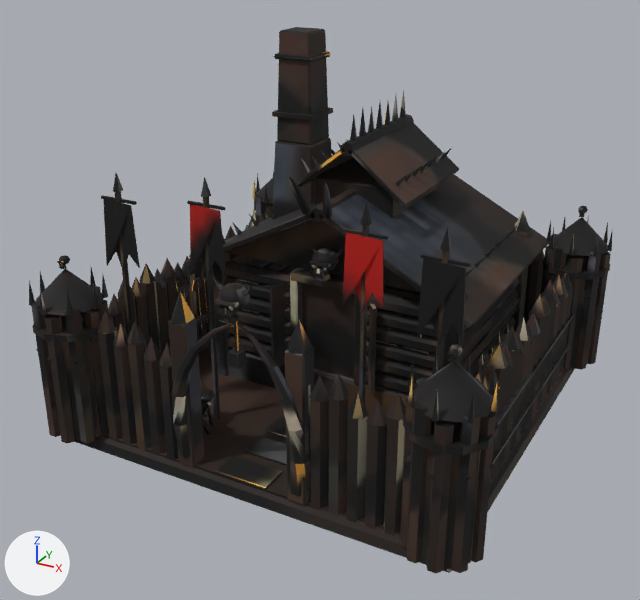
A saved change to the glTF model public/models/great_hall.glb.
The view is the same before and after, from a 50 mm lens placed at (10.46, -20.36, 13.25), pointed at (-0.23, -0.92, 3.53). The lights are fixed; the arrows at lower left show +X, +Y and +Z. The picture after the commit comes second. Where no turn or scale is listed for an object, it has been applied to the vertices. Vertices at exactly the same position are counted once.

In view in the first picture: 'Anim_WarBanner_0', 'Anim_WarBanner_1', 'Anim_WarBanner_2', 'Anim_WarBanner_3', 'Static_Mesh'.
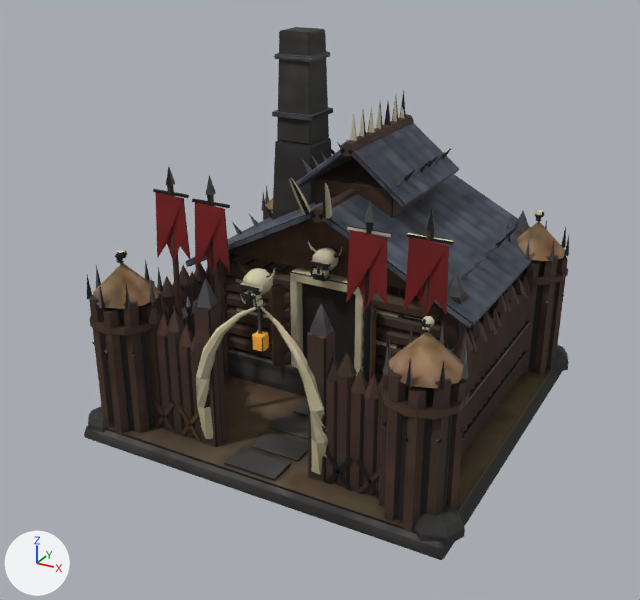
Where the change shows, as pixel boxes [x1, y1, x2, y2] in the pictures (640 x 600 px; the box of a moved part takes in the faces that stretch with it):
'Static_Mesh', reshaped (17% narrower)
    before: [29, 27, 613, 574]
    after: [84, 27, 569, 560]
'Anim_WarBanner_3', surface changed, moved
    before: [417, 259, 466, 344]
    after: [404, 237, 449, 317]
'Anim_WarBanner_2', surface changed, moved
    before: [103, 199, 140, 272]
    after: [155, 193, 191, 263]
'Anim_WarBanner_1', surface changed, moved
    before: [342, 233, 384, 313]
    after: [346, 230, 387, 309]
'Anim_WarBanner_0', surface changed, moved
    before: [190, 205, 226, 278]
    after: [194, 202, 230, 275]
part 5 of me_static_mesh, added (brown)
    after: [106, 368, 552, 542]
part 6 of me_static_mesh, moved or reshaped (mostly hidden before)
    before: [569, 367, 576, 370]
    after: [552, 345, 569, 372]
part 7 of me_static_mesh, moved or reshaped (not visible before)
    after: [88, 406, 115, 432]
part 8 of me_static_mesh, moved or reshaped (not visible before)
    after: [414, 506, 465, 546]
part 9 of me_static_mesh, moved or reshaped
    before: [215, 456, 283, 489]
    after: [224, 448, 291, 481]
part 10 of me_static_mesh, moved or reshaped
    before: [245, 437, 287, 466]
    after: [251, 431, 308, 461]
part 11 of me_static_mesh, moved or reshaped
    before: [265, 417, 286, 438]
    after: [269, 414, 308, 440]
part 12 of me_static_mesh, moved or reshaped (not visible before)
    after: [292, 399, 308, 417]
part 13 of me_static_mesh, rebuilt
    before: [74, 344, 574, 573]
    after: [84, 370, 562, 560]
part 14 of me_static_mesh, deleted
    before: [29, 170, 613, 574]
part 15 of me_static_mesh, reshaped
    before: [201, 177, 372, 225]
    after: [87, 167, 569, 533]
part 16 of me_static_mesh, surface changed (lighter)
    before: [185, 27, 549, 435]
    after: [176, 27, 533, 491]

Patch to the scene script:
```diff
--- a/public/models/great_hall.glb.py
+++ b/public/models/great_hall.glb.py
@@ me_anim_warbanner_0 @@
 me_anim_warbanner_0.from_pydata(...)  # 14 vertices, 24 faces; spans x -0.5..0.5, y -0.08..0.08, z -1.93..-0.03
+# me_anim_warbanner_0 part 1: texture (UV) coordinates of 24 of 24 faces, centred in x -0.5..0.5, y -0.04..0.05, z -1.75..-0.03, changed; they spanned u 0.34..0.93, v 0.19..0.94 and now span u 0.07..0.93, v 0.01..0.94
 me_anim_warbanner_0.materials.append(mat_teamcolor)
@@ me_anim_warbanner_1 @@
 me_anim_warbanner_1.from_pydata(...)  # 14 vertices, 24 faces; spans x -0.5..0.5, y -0.08..0.08, z -1.93..-0.03
+# me_anim_warbanner_1 part 2: texture (UV) coordinates of 24 of 24 faces, centred in x -0.5..0.5, y -0.04..0.05, z -1.75..-0.03, changed; they spanned u 0.34..0.93, v 0.2..0.94 and now span u 0.02..0.94, v 0.0..0.94
 me_anim_warbanner_1.materials.append(mat_teamcolor)
@@ me_anim_warbanner_2 @@
 me_anim_warbanner_2.from_pydata(...)  # 14 vertices, 24 faces; spans x -0.5..0.5, y -0.08..0.08, z -1.93..-0.03
+# me_anim_warbanner_2 part 3: texture (UV) coordinates of 24 of 24 faces, centred in x -0.5..0.5, y -0.04..0.05, z -1.75..-0.03, changed; they spanned u 0.31..0.93, v 0.18..0.94 and now span u 0.03..0.94, v 0.0..0.94
 me_anim_warbanner_2.materials.append(mat_teamcolor)
@@ me_anim_warbanner_3 @@
 me_anim_warbanner_3.from_pydata(...)  # 14 vertices, 24 faces; spans x -0.5..0.5, y -0.08..0.08, z -1.93..-0.03
+# me_anim_warbanner_3 part 4: texture (UV) coordinates of 24 of 24 faces, centred in x -0.5..0.5, y -0.04..0.05, z -1.75..-0.03, changed; they spanned u 0.32..0.93, v 0.17..0.94 and now span u 0.0..0.93, v 0.03..0.94
 me_anim_warbanner_3.materials.append(mat_teamcolor)
@@ me_static_mesh @@
-me_static_mesh.from_pydata(...)  # 8236 vertices, 13682 faces; spans x -6.16..6.16, y -6.18..6.18, z 0.0..10.2
+me_static_mesh.from_pydata(...)  # 8167 vertices, 13574 faces; spans x -5.37..5.48, y -5.28..5.41, z 0.0..10.2
+# me_static_mesh part 5: a new loose piece, a box spanning x -5.102..5.102, y -5.102..5.102, z 0.398..0.461, in mat_atlas (picture img_great_hall_atlas)
+# me_static_mesh part 6: the loose piece of 29 vertices spanning x 4.25..5.77, y 4.35..5.71, z 0.29..0.96 is moved by (-0.3, -0.3, 0.0)
+# me_static_mesh part 7: the loose piece of 29 vertices spanning x -5.75..-4.65, y -5.52..-4.45, z 0.32..0.82 is moved by (0.4, 0.3, 0.0)
+# me_static_mesh part 8: the loose piece of 29 vertices spanning x 4.56..5.88, y -5.51..-4.31, z 0.3..0.89 is moved by (-0.4, 0.3, 0.0)
+# me_static_mesh part 9: the loose piece of 24 vertices spanning x -0.75..0.75, y -5.4..-4.6, z 0.46..0.52 is moved by (0.0, 0.4, 0.0)
+# me_static_mesh part 10: the loose piece of 24 vertices spanning x -0.6..0.84, y -4.3..-3.5, z 0.46..0.52 is moved by (0.0, 0.3, 0.0)
+# me_static_mesh part 11: the loose piece of 24 vertices spanning x -0.68..0.68, y -3.2..-2.4, z 0.46..0.52 is moved by (0.0, 0.2, 0.0)
+# me_static_mesh part 12: the loose piece of 24 vertices spanning x -0.53..0.77, y -2.1..-1.3, z 0.46..0.52 is moved by (0.0, 0.1, 0.0)
+# me_static_mesh part 13: the loose piece of 28 vertices spanning x -5.57..5.57, y -5.57..5.57, z 0.0..0.46 is rebuilt with 24 vertices and now spans x -5.28..5.28, y -5.28..5.28, z 0.0..0.4
+# me_static_mesh part 14: 406 loose pieces with 4421 vertices, spanning x -6.16..6.16, y -6.18..6.18, z 0.37..7.3, are deleted
+# me_static_mesh part 15: 2 vertices moved within x -2.24..2.16, y -3.07, z 6.8; 10 vertices removed from x -2.34..2.31, y -3.33..-3.12, z 6.8..7.3; 4334 vertices added at x -5.16..5.16, y -5.18..5.18, z 0.37..7.3
+# me_static_mesh part 16: 5722 kept faces spanning x -4.32..4.32, y -4.45..5.3, z 0.37..10.2 get new texture (UV) coordinates
+# other edits to the shape of me_static_mesh do not show in these pictures
 me_static_mesh.materials.append(mat_atlas)
@@ ob_anim_warbanner_0 @@
 ob_anim_warbanner_0 = bpy.data.objects.new('Anim_WarBanner_0', me_anim_warbanner_0)
-ob_anim_warbanner_0.location = (-2.2, -3.26, 6.55)
+ob_anim_warbanner_0.location = (-2.2, -3.06, 6.55)
@@ ob_anim_warbanner_1 @@
 ob_anim_warbanner_1 = bpy.data.objects.new('Anim_WarBanner_1', me_anim_warbanner_1)
-ob_anim_warbanner_1.location = (2.2, -3.26, 6.55)
+ob_anim_warbanner_1.location = (2.2, -3.06, 6.55)
@@ ob_anim_warbanner_2 @@
 ob_anim_warbanner_2 = bpy.data.objects.new('Anim_WarBanner_2', me_anim_warbanner_2)
-ob_anim_warbanner_2.location = (-4.4, -3.96, 6.55)
+ob_anim_warbanner_2.location = (-3.6, -2.86, 6.55)
@@ ob_anim_warbanner_3 @@
 ob_anim_warbanner_3 = bpy.data.objects.new('Anim_WarBanner_3', me_anim_warbanner_3)
-ob_anim_warbanner_3.location = (4.4, -3.96, 6.55)
+ob_anim_warbanner_3.location = (3.6, -2.86, 6.55)
```
